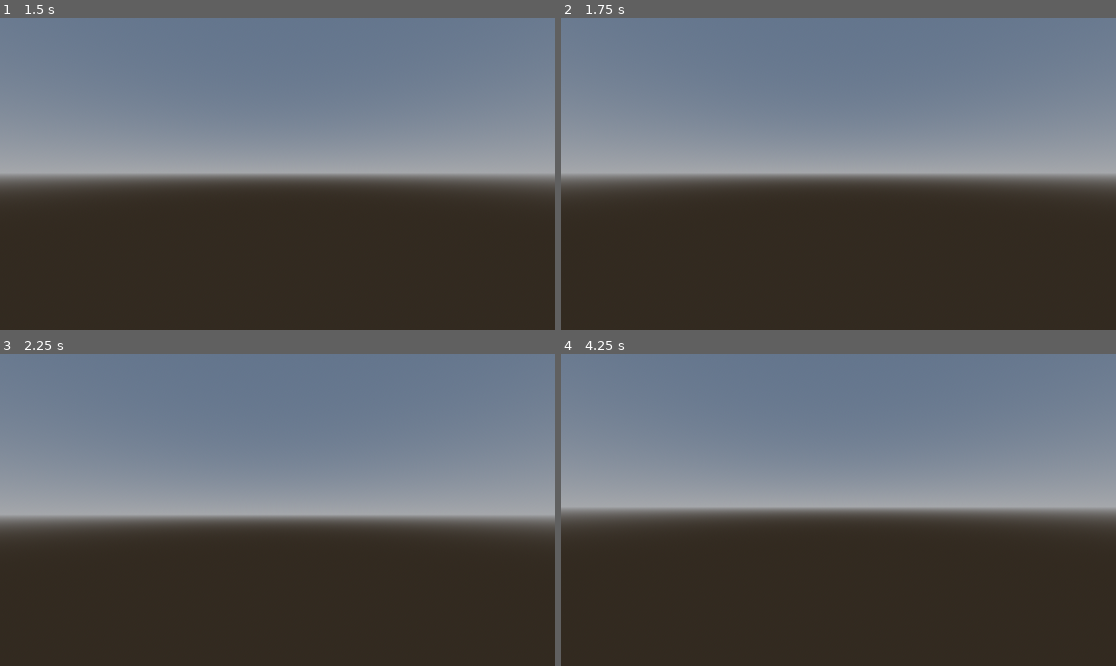
Above: before the commit, frames 1-4 (two rows, left to right).
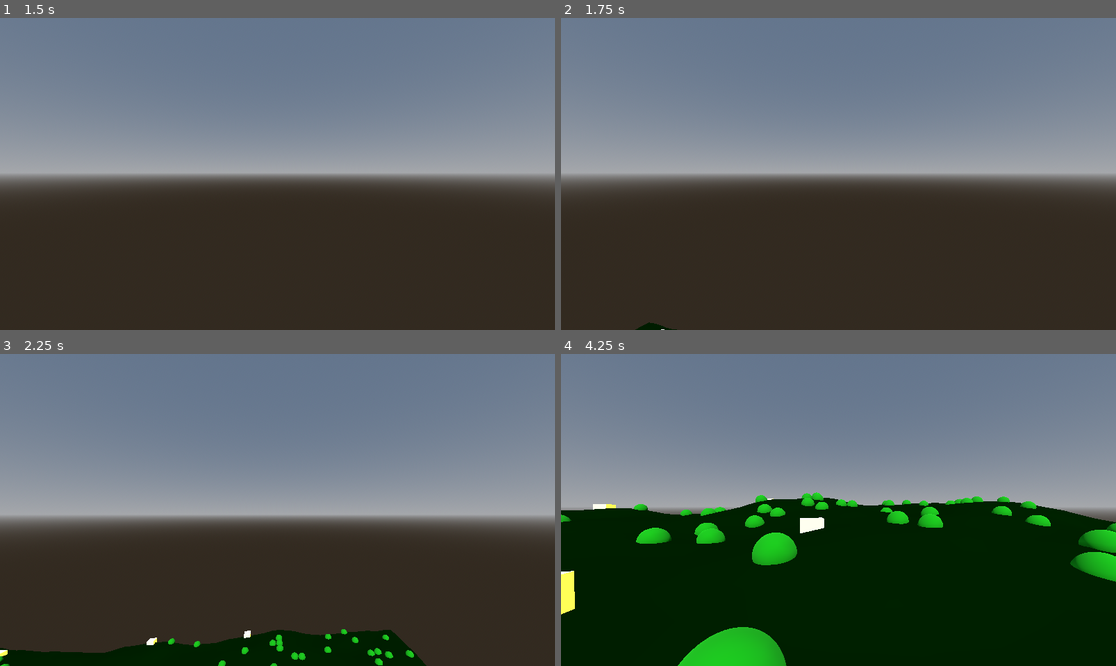
Above: after the commit, the same moments.

Repository: ShunNebula/MadeInAbyss
Game: Godot game, scene res://main.tscn
The game is run twice, just before and just after one commit, with the same random seed, the same clock (stepped at 60 frames per second) and the same inputs.
Inputs (mouse positions are in pixels of both pictures, inside the frame that each line leads up to):
- Up to frame 1 (1.5 s): tap Enter (ui_accept) at 0.5, 0.77, 1.25 s; move the mouse to (305, 174) at 0.52 s; hold W (move_forward) from 0.53 s (still down); move the mouse to (249, 174) at 1.27 s
- Up to frame 2 (1.75 s): keep holding W (move_forward); tap Enter (ui_accept) at 1.52 s
- Up to frame 3 (2.25 s): keep holding W (move_forward); move the mouse to (288, 503) at 2.02 s
- Up to frame 4 (4.25 s): keep holding W (move_forward); move the mouse to (832, 516) at 2.77 s; tap Enter (ui_accept) at 3.02, 3.77 s; move the mouse to (877, 513) at 3.52 s

Frame 1 is identical in both runs. In frame 2, less than 0.1% of the frame differs, in the area x 13-21%, y 97-100%; in frame 3, 6.0%; in frame 4, 52%, in the area x 0-100%, y 44-100%.

Commit message:
Random placement of objects

Diff:
--- a/Scenes/Layers/Layer_01_Edge.tscn
+++ b/Scenes/Layers/Layer_01_Edge.tscn
@@ -1,8 +1,10 @@
-[gd_scene load_steps=5 format=3 uid="uid://bdg2eojc73pmb"]
+[gd_scene load_steps=7 format=3 uid="uid://bdg2eojc73pmb"]
 
 [ext_resource type="Script" uid="uid://7vp7erp0alom" path="res://Scripts/Generators/Layers/Layer_01_Generator.gd" id="1_8hnpc"]
 [ext_resource type="Material" uid="uid://dq5kphr7dtk4u" path="res://Materials/ground_material.tres" id="2_47hoo"]
+[ext_resource type="PackedScene" uid="uid://dt8d3vx31311j" path="res://Scenes/Objects/Rock.tscn" id="3_kt1vy"]
 [ext_resource type="Script" uid="uid://dvopexxif0yqh" path="res://Scripts/TransitionZone.gd" id="3_v2yhl"]
+[ext_resource type="PackedScene" uid="uid://x8wjf6vq3ga5" path="res://Scenes/Objects/Relic.tscn" id="4_7dich"]
 
 [sub_resource type="CylinderShape3D" id="CylinderShape3D_47hoo"]
 radius = 8.0
@@ -14,6 +16,10 @@
 octaves = 7
 persistence = 100.0
 surface_material = ExtResource("2_47hoo")
+rock_scene = ExtResource("3_kt1vy")
+relic_scene = ExtResource("4_7dich")
+rock_density = 0.05
+relic_density = 0.005
 
 [node name="TransitionZone" type="Area3D" parent="."]
 transform = Transform3D(1, 0, 0, 0, 1, 0, 0, 0, 1, 0, -10, 0)
--- /dev/null
+++ b/Scenes/Objects/Relic.tscn
@@ -0,0 +1,11 @@
+[gd_scene load_steps=3 format=3 uid="uid://x8wjf6vq3ga5"]
+
+[sub_resource type="StandardMaterial3D" id="StandardMaterial3D_3h1fs"]
+emission_enabled = true
+emission = Color(18.892157, 17.272291, 0, 1)
+
+[sub_resource type="BoxMesh" id="BoxMesh_8v6vc"]
+material = SubResource("StandardMaterial3D_3h1fs")
+
+[node name="RelicVisual" type="MeshInstance3D"]
+mesh = SubResource("BoxMesh_8v6vc")
--- /dev/null
+++ b/Scenes/Objects/Rock.tscn
@@ -0,0 +1,9 @@
+[gd_scene load_steps=3 format=3 uid="uid://dt8d3vx31311j"]
+
+[ext_resource type="Material" uid="uid://dq5kphr7dtk4u" path="res://Materials/ground_material.tres" id="1_rca30"]
+
+[sub_resource type="SphereMesh" id="SphereMesh_n40m0"]
+material = ExtResource("1_rca30")
+
+[node name="Rock" type="MeshInstance3D"]
+mesh = SubResource("SphereMesh_n40m0")
--- a/Scripts/Generators/Layers/Layer_01_Generator.gd
+++ b/Scripts/Generators/Layers/Layer_01_Generator.gd
@@ -13,6 +13,11 @@
 
 @export var hole_radius: float = 8.0
 
+@export var rock_scene: PackedScene
+@export var relic_scene: PackedScene
+@export var rock_density: float = 0.1      # 10% поверхности будет покрыто камнями
+@export var relic_density: float = 0.01    # 1% - реликвиями
+
 # Узел MeshInstance3D, который будет отображать нашу сгенерированную поверхность
 var terrain_mesh_instance: MeshInstance3D
 
@@ -25,6 +30,9 @@
 	terrain_mesh_instance = MeshInstance3D.new()
 	add_child(terrain_mesh_instance)
 	generate_surface()
+	terrain_mesh_instance.create_trimesh_collision()
+	_place_objects()
+	print("Collision shape for surface created.")
 
 # Функция для получения высоты в точке (x, z)
 func _get_height(x: int, z: int) -> float:
@@ -169,3 +177,57 @@
 	terrain_mesh_instance.create_trimesh_collision()
 
 	print("Surface generated with %d vertices and %d triangles." % [vertices.size(), indices.size() / 3.0])
+
+func _place_objects():
+	if rock_scene == null or relic_scene == null:
+		return
+
+	var rock_multimesh_instance = MultiMeshInstance3D.new()
+	var rock_multimesh = MultiMesh.new()
+	rock_multimesh.mesh = rock_scene.instantiate().mesh
+	# Устанавливаем формат данных: нам нужна 3D-трансформация для каждого объекта
+	rock_multimesh.transform_format = MultiMesh.TRANSFORM_3D
+	rock_multimesh_instance.multimesh = rock_multimesh
+	add_child(rock_multimesh_instance)
+
+	var relic_multimesh_instance = MultiMeshInstance3D.new()
+	var relic_multimesh = MultiMesh.new()
+	relic_multimesh.mesh = relic_scene.instantiate().mesh
+	# Устанавливаем формат данных: нам нужна 3D-трансформация для каждого объекта
+	relic_multimesh.transform_format = MultiMesh.TRANSFORM_3D
+	relic_multimesh_instance.multimesh = relic_multimesh
+	add_child(relic_multimesh_instance)
+
+	var rock_transforms = []
+	var relic_transforms = []
+
+	# Проходим по всем вершинам нашего ландшафта
+	for i in range(terrain_mesh_instance.mesh.get_surface_count()):
+		var vertices = terrain_mesh_instance.mesh.surface_get_arrays(i)[Mesh.ARRAY_VERTEX]
+		for vertex_pos in vertices:
+			# Пропускаем центр, где дыра
+			if vertex_pos.distance_to(Vector3.ZERO) < hole_radius + 2.0:
+				continue
+
+			# Размещаем камни
+			if randf() < rock_density:
+				var basis_node = Basis() # Создаем "чистый"
+				var position_node = vertex_pos # Сохраняем позицию
+				basis = basis_node.rotated(Vector3.UP, randf() * TAU)
+				basis = basis_node.scaled(Vector3.ONE * randf_range(0.5, 1.5))
+				var transform_node = Transform3D(basis_node, position_node)
+				rock_transforms.append(transform_node)
+
+			# Размещаем реликвии
+			if randf() < relic_density:
+				var transform_node = Transform3D(Basis(), vertex_pos)
+				relic_transforms.append(transform_node)
+
+	# Устанавливаем количество инстансов и их трансформации
+	rock_multimesh.instance_count = rock_transforms.size()
+	for i in range(rock_transforms.size()):
+		rock_multimesh.set_instance_transform(i, rock_transforms[i])
+
+	relic_multimesh.instance_count = relic_transforms.size()
+	for i in range(relic_transforms.size()):
+		relic_multimesh.set_instance_transform(i, relic_transforms[i])
--- a/main.tscn
+++ b/main.tscn
@@ -21,7 +21,7 @@
 [node name="LayerContainer" type="Node3D" parent="."]
 
 [node name="Player" parent="." instance=ExtResource("1_ig7tw")]
-transform = Transform3D(1, 0, 0, 0, 1, 0, 0, 0, 1, 20, 1172.5077, 481.6091)
+transform = Transform3D(1, 0, 0, 0, 1, 0, 0, 0, 1, 10, 600, 10)
 
 [node name="DirectionalLight3D" type="DirectionalLight3D" parent="."]
 transform = Transform3D(1, 0, 0, 0, 0.70710677, 0.70710677, 0, -0.70710677, 0.70710677, 0, 0, 0)
